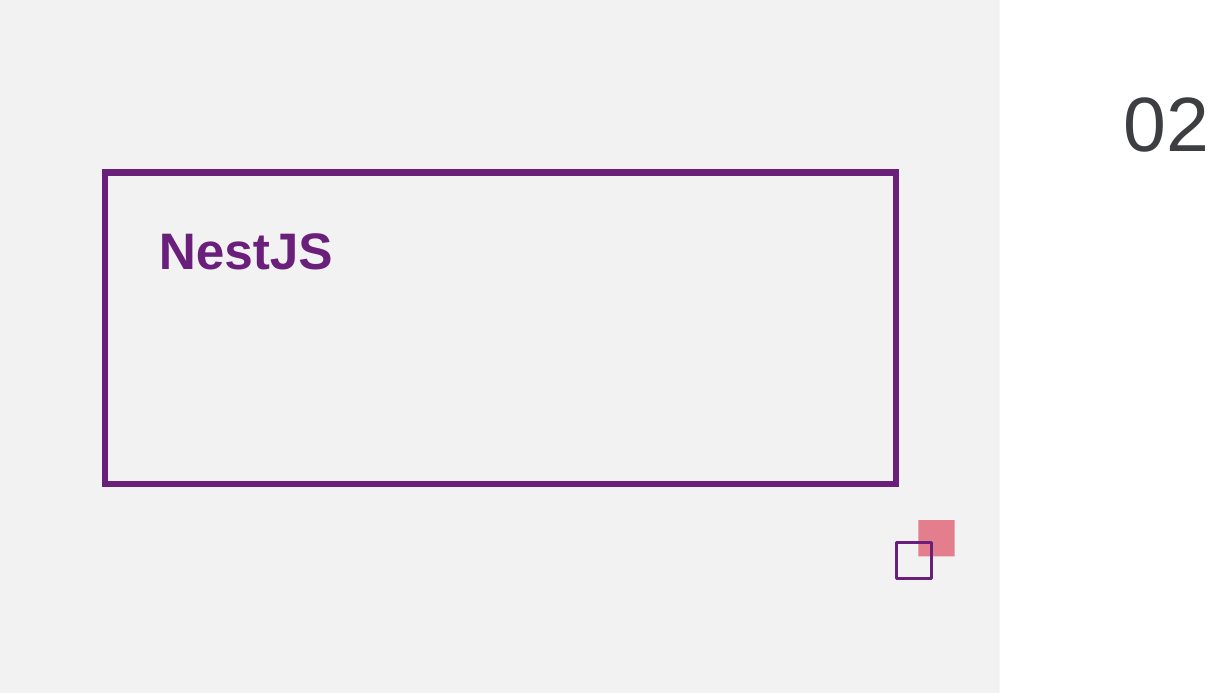
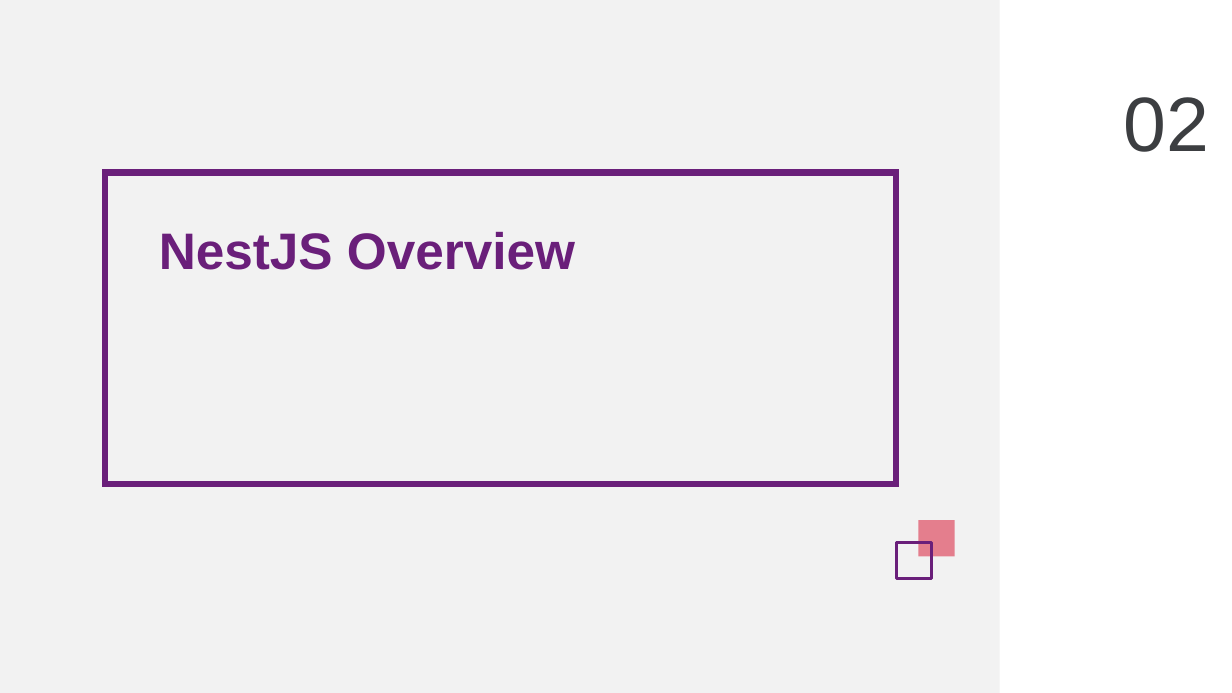
Before and after one commit to nashtech-garage/nodejs-nestjs-training, a slide deck: slide 8 of slide/NT_NestJS_Training.pptx. Drawn at 1232x693 pixels with LibreOffice and Linux fonts; fonts in the diff are those of the drawing. Boxes give left, top, right and bottom in pixels: in the first picture for what was removed or moved away, otherwise in the second. Text is boxed around its words. In the diff, an @@ line names an element or a change of style, - is before the commit and + after.

```diff
--- a/slide/NT_NestJS_Training.pptx
+++ b/slide/NT_NestJS_Training.pptx
@@ text at box(159, 232, 575, 270): text changed @@
-NestJS
+NestJS Overview
```
Also in this commit, not shown: 4 other slides changed, 26 slides added, 26 slides removed, 7 other files.
